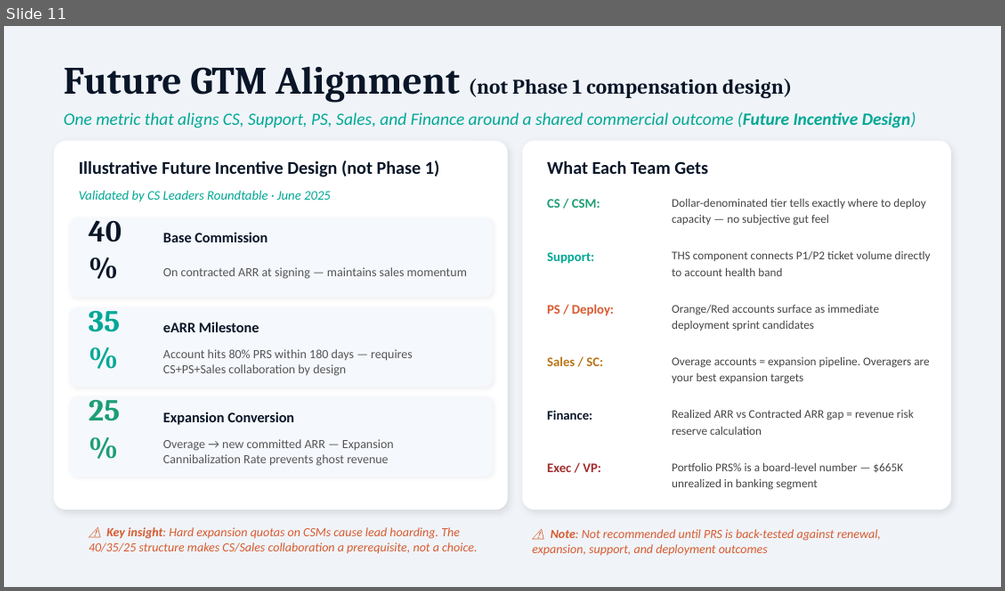
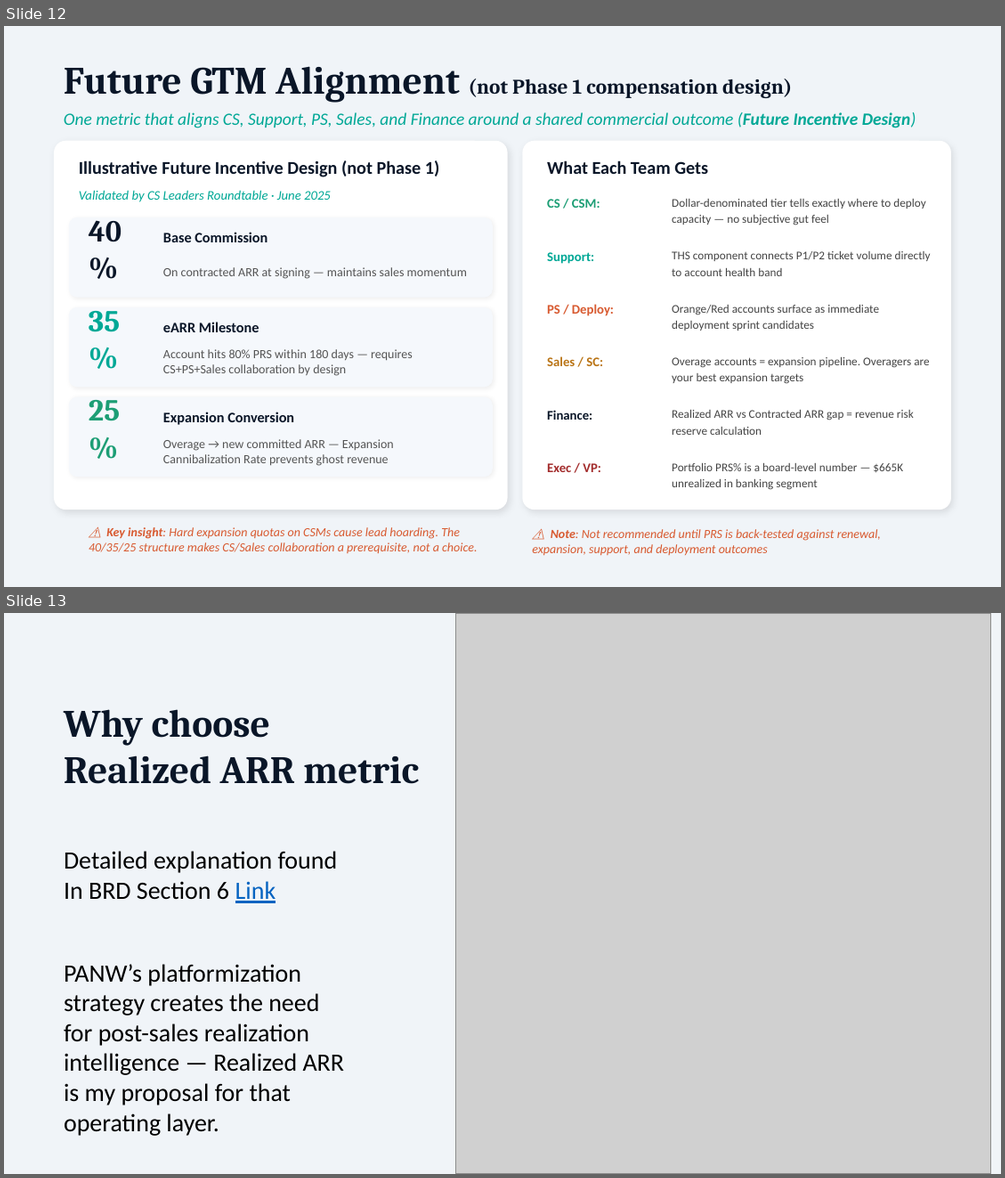
Before and after one commit to DharmeshBhagat/panw-gcs-northstar, a slide deck: presentation/PANW_GCS_RealizedARR_FinalDeck.pptx. Shown one above the other, each under a label of ours: slide 11 before the commit, slides 12 and 13 after it. The pictures are 1005x591 and 1005x1178 pixels, drawn with LibreOffice and Linux fonts; fonts in the diff are those of the drawing; grey boxes stand for pictures. Boxes give left, top, right and bottom in pixels: in the first picture for what was removed or moved away, otherwise in the second. Text is boxed around its words. In the diff, an @@ line names an element or a change of style, - is before the commit and + after.

Commit message:
Post presenation slides
Addded few things realted to Q&A

```diff
--- a/presentation/PANW_GCS_RealizedARR_FinalDeck.pptx
+++ b/presentation/PANW_GCS_RealizedARR_FinalDeck.pptx
@@ slide 13 added at box(4, 613, 1001, 1174), background #F0F4F8 @@
@@ picture added at box(455, 613, 991, 1173) @@
@@ text added at box(64, 709, 419, 784), 28 pt, text #0A1628, bold @@
+Why choose Realized ARR metric
@@ text added at box(64, 851, 338, 903), 18 pt, text #000000 @@
+Detailed explanation found
+In BRD Section 6 Link
@@ text added at box(64, 964, 345, 1135), 18 pt, text #000000 @@
+PANW’s platformization strategy creates the need for post-sales realization intelligence — Realized ARR is my proposal for that operating layer.
@@ what was slide 11 is now slide 12 @@
```
Also in this commit, not shown: 6 slides changed, 3 other slides added.
